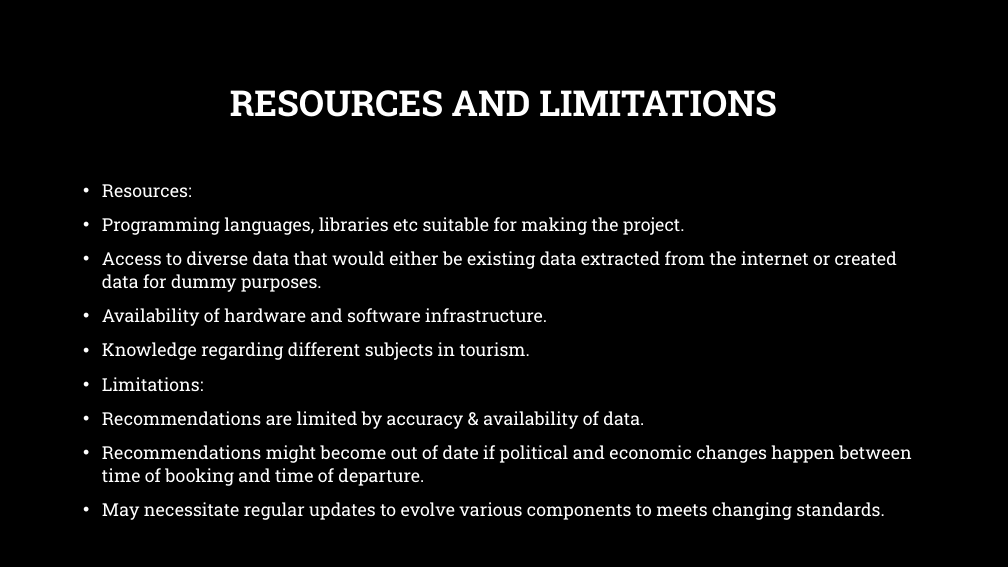
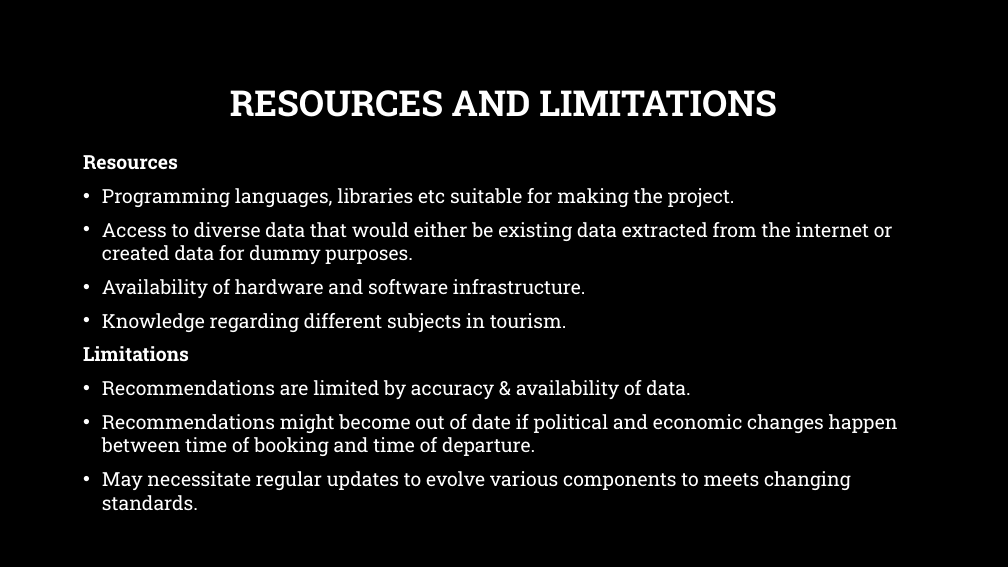
Before and after one commit to Dibya-Bharat/Major_project, a slide deck: slide 9 of Report/Tourism Recommendation System.pptx. Drawn at 1008x567 pixels with LibreOffice and Linux fonts; fonts in the diff are those of the drawing; background and template pictures are left out. Boxes give left, top, right and bottom in pixels: in the first picture for what was removed or moved away, otherwise in the second. Text is boxed around its words. In the diff, an @@ line names an element or a change of style, - is before the commit and + after.

```diff
--- a/Report/Tourism Recommendation System.pptx
+++ b/Report/Tourism Recommendation System.pptx
@@ text "Resources": place and size @@
-text "Resources" at [102,184,911,520]
+text "Resources" at [83,155,898,510]
@@ text at [83,155,178,170]: text changed; size 17 to 18.5 pt; bold on @@
-• Resources:
+Resources
@@ text at [102,188,898,510]: size 17 to 18.5 pt; line spacing 1.1 to 1 @@
@@ text at [83,346,189,361]: text changed; size 17 to 18.5 pt; bold on @@
-• Limitations:
+Limitations
```
Also in this commit, not shown: 6 other slides changed.
